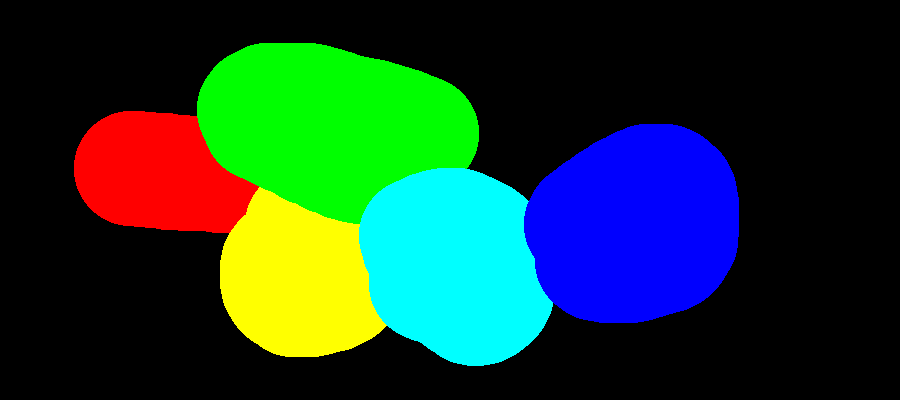
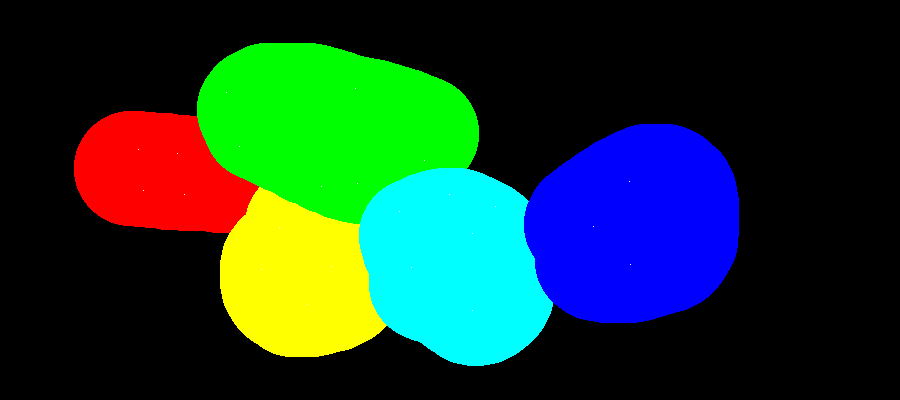
Layered file, before and after one edit (900px x 400px). Changes by layer:
added layer "Layer" above "Background" over [138, 88, 631, 311]
